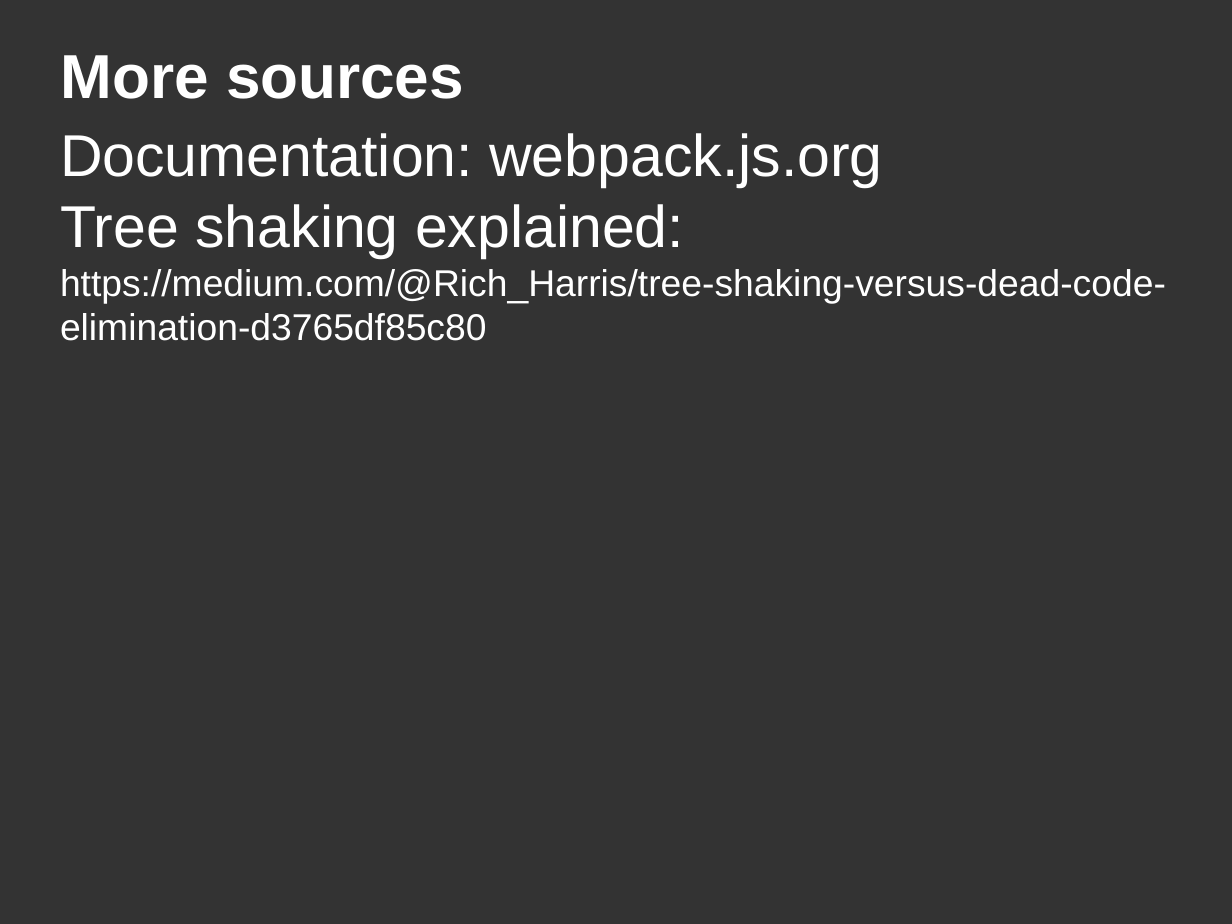
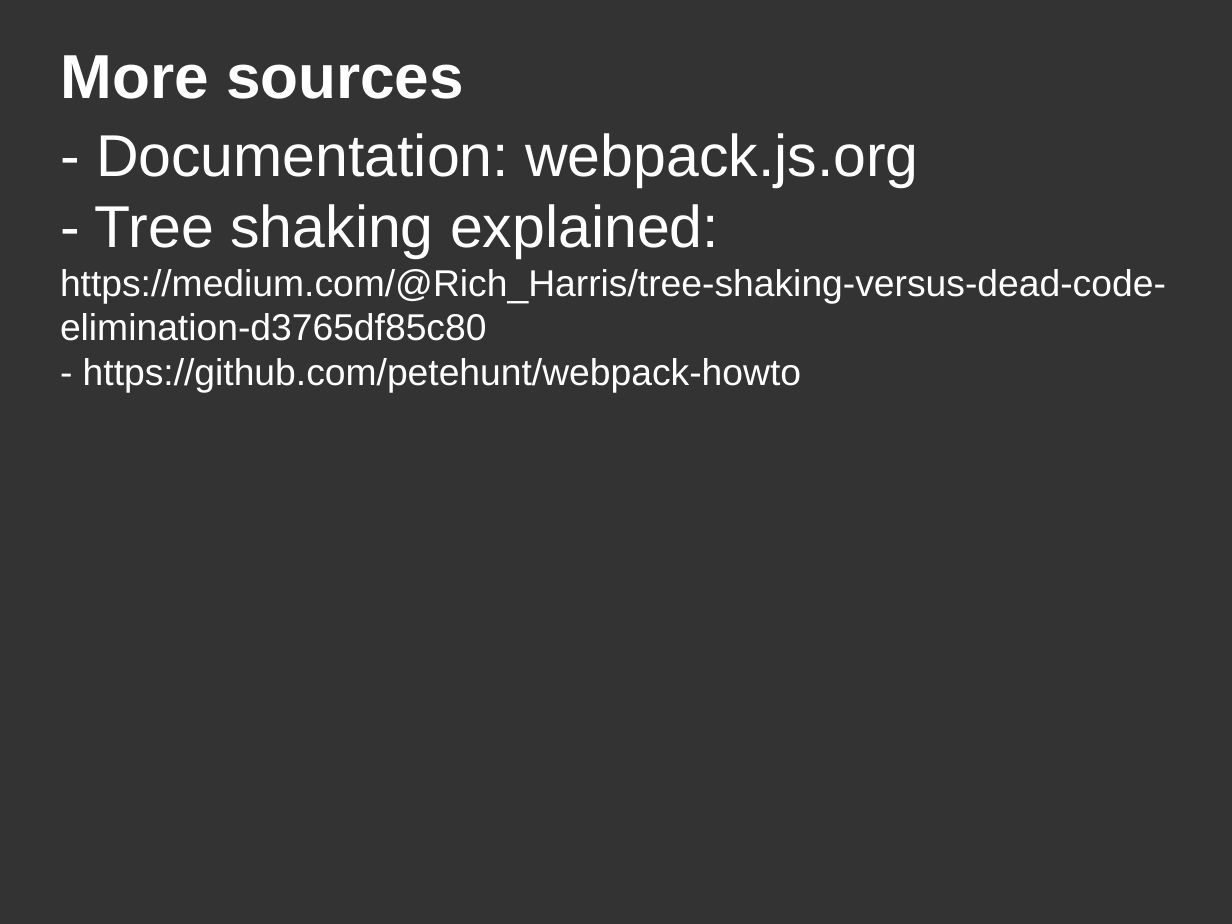
Before and after one commit to DanYellow/misc-tests, a slide deck: slide 52 of webpack-presentation-examples/webpack-presentation.odp. Drawn at 1232x924 pixels with LibreOffice and Linux fonts; fonts in the diff are those of the drawing. Boxes give left, top, right and bottom in pixels: in the first picture for what was removed or moved away, otherwise in the second. Text is boxed around its words. In the diff, an @@ line names an element or a change of style, - is before the commit and + after.

Commit message:
Updates presentation

```diff
--- a/webpack-presentation-examples/webpack-presentation.odp
+++ b/webpack-presentation-examples/webpack-presentation.odp
@@ title at (60, 133, 1166, 393): text changed @@
-Documentation: webpack.js.org
-Tree shaking explained: https://medium.com/@Rich_Harris/tree-shaking-versus-dead-code-elimination-d3765df85c80
+- Documentation: webpack.js.org
+- Tree shaking explained: https://medium.com/@Rich_Harris/tree-shaking-versus-dead-code-elimination-d3765df85c80
+- https://github.com/petehunt/webpack-howto
```
Also in this commit, not shown: 1 other slide changed, 27 other files.
